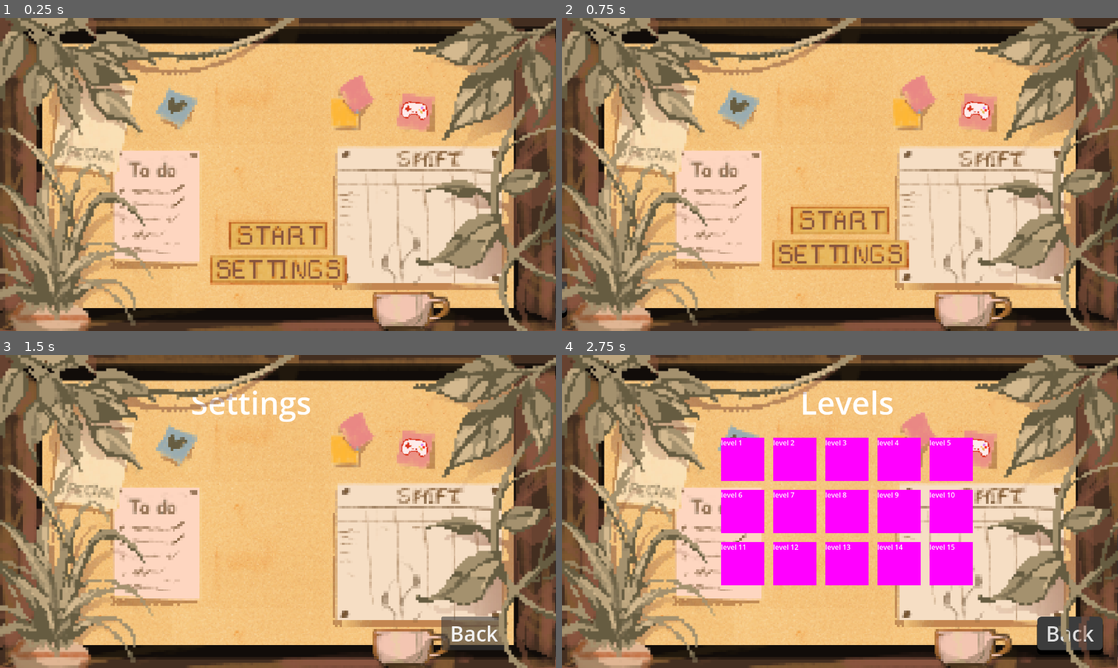
Above: before the commit, frames 1-4 (two rows, left to right).
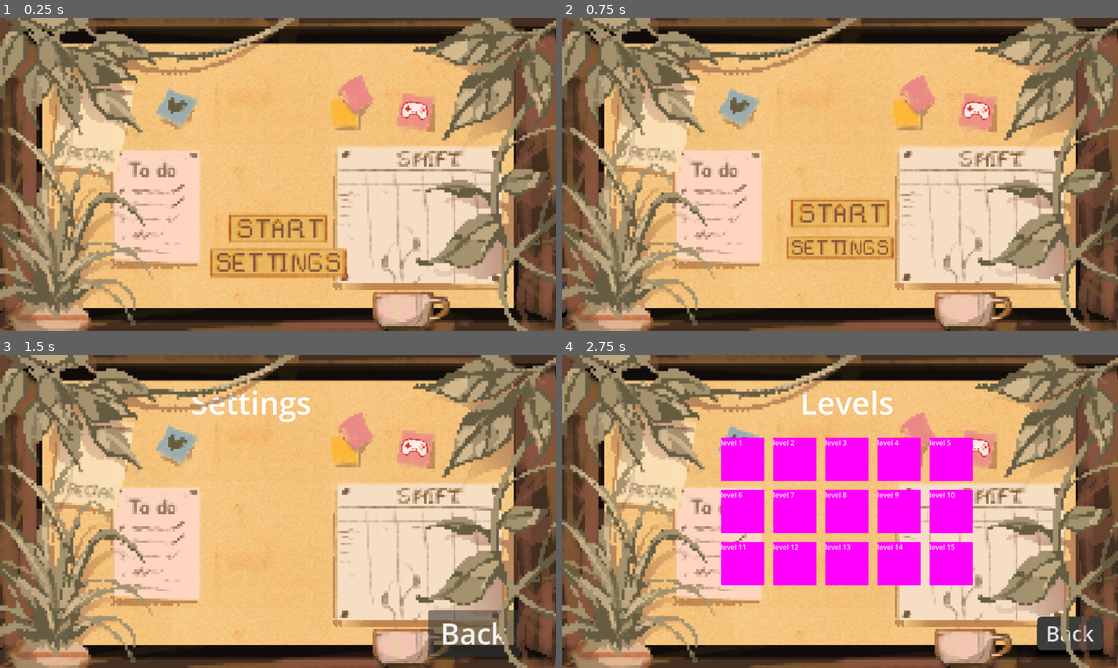
Above: after the commit, the same moments.

Repository: Project-Pixel-UoS/Brew-n-Buzz
Game: Godot game, scene res://scenes/main_menu.tscn
Two runs of this game, one before a commit and one after it. Both use one fixed random seed, a clock stepped at 60 frames per second and the inputs below.
Inputs (mouse positions are in pixels of both pictures, inside the frame that each line leads up to; where the layout moved, square brackets give the same spot in the first picture):
- Up to frame 1 (0.25 s): no input
- Up to frame 2 (0.75 s): click (840, 262) [840, 271] at 0.5 s
- Up to frame 3 (1.5 s): click "Back" at 1.25 s
- Up to frame 4 (2.75 s): click (840, 561) [840, 567] at 2 s

The runs differ from the first frame. In frame 1, 2.6% of the frame differs, in the area x 37-63%, y 62-86%; in frame 2, 2.9%, in the area x 37-63%, y 58-81%; in frame 3, 1.4%; in frame 4, nothing differs.

Commit message:
[feat]: Add tap-based button animation

Diff:
--- /dev/null
+++ b/scenes/animation_component.gd
@@ -0,0 +1,34 @@
+
+## @brief Adds a shrinking animation to each button
+class_name AnimationComponent extends Node
+
+var target : Control
+var default_scale : Vector2
+
+@export var from_center : bool = true
+@export var shrink_scale : Vector2 = Vector2(1.4,1.4)
+@export var time : float = 0.2
+@export var transition_type: Tween.TransitionType
+
+# Called when the node enters the scene tree for the first time.
+func _ready() -> void:
+	target = get_parent()
+
+	if from_center:
+		target.pivot_offset = target.size / 2
+	default_scale = target.scale
+
+func add_tween(property : String, value, seconds: float) -> Tween:
+	var tween = get_tree().create_tween()
+	tween.tween_property(target,property,value,seconds).set_trans(transition_type)
+	return tween
+
+func _finished_press():
+	add_tween("scale",default_scale,time)
+
+func button_press() -> void:
+	if from_center:
+		target.pivot_offset = target.size / 2
+	default_scale = target.scale
+	var tween = add_tween("scale",shrink_scale,time)
+	tween.finished.connect(_finished_press)
--- a/scenes/main_menu.tscn
+++ b/scenes/main_menu.tscn
@@ -8,6 +8,7 @@
 [ext_resource type="Script" path="res://scenes/pixel_button.gd" id="3_ydt3q"]
 [ext_resource type="PackedScene" uid="uid://cyakoudohtl2h" path="res://assets/main_menu/levels_menu.tscn" id="4_qvo6n"]
 [ext_resource type="Theme" uid="uid://bl05s12fg23o3" path="res://assets/themes/main_menu_theme.tres" id="5_1yw01"]
+[ext_resource type="Script" path="res://scenes/animation_component.gd" id="7_4kjcu"]
 [ext_resource type="Script" path="res://scripts/saver_loader.gd" id="7_s7wvx"]
 [ext_resource type="Script" path="res://scripts/saved_game.gd" id="9_08i8y"]
 [ext_resource type="Texture2D" uid="uid://8odguhgmhxjc" path="res://images/menu/plants_left.png" id="10_lyvtn"]
@@ -55,6 +56,14 @@
 script = ExtResource("3_70rn2")
 is_active = true
 
+[node name="AnimationComponent" type="Node" parent="MenuCanvas/TitleMenu/StartButton" index="0"]
+script = ExtResource("7_4kjcu")
+transition_type = 1
+
+[node name="AnimationComponent" type="Node" parent="MenuCanvas/TitleMenu/SettingsButton" index="0"]
+script = ExtResource("7_4kjcu")
+transition_type = 1
+
 [node name="ResetButton2" type="Button" parent="MenuCanvas/TitleMenu"]
 visible = false
 layout_mode = 0
@@ -73,11 +82,19 @@
 script = ExtResource("3_70rn2")
 start_position = 3
 
+[node name="AnimationComponent" type="Node" parent="MenuCanvas/SettingsMenu/BackButton" index="0"]
+script = ExtResource("7_4kjcu")
+transition_type = 1
+
 [node name="LevelsMenu" parent="MenuCanvas" instance=ExtResource("4_qvo6n")]
 offset_left = 1280.0
 offset_right = 1280.0
 script = ExtResource("3_70rn2")
 start_position = 1
+
+[node name="AnimationComponent" type="Node" parent="MenuCanvas/LevelsMenu/BackButton" index="0"]
+script = ExtResource("7_4kjcu")
+transition_type = 1
 
 [node name="SaverLoader" type="Node" parent="."]
 unique_name_in_owner = true
@@ -142,11 +159,20 @@
 [node name="BackButton" parent="PlantLayer/Control/Credits" instance=ExtResource("15_4amlb")]
 layout_mode = 0
 
+[node name="AnimationComponent" type="Node" parent="PlantLayer/Control/Credits/BackButton"]
+script = ExtResource("7_4kjcu")
+transition_type = 1
+
 [connection signal="pressed" from="BackgroundCanvas/PixelButton" to="BackgroundCanvas/PixelButton" method="_on_pressed" binds= [true]]
+[connection signal="pressed" from="MenuCanvas/TitleMenu/StartButton" to="MenuCanvas/TitleMenu/StartButton/AnimationComponent" method="button_press"]
 [connection signal="pressed" from="MenuCanvas/TitleMenu/StartButton" to="MenuCanvas" method="_on_menu_button_pressed" binds= ["LevelsMenu"]]
+[connection signal="pressed" from="MenuCanvas/TitleMenu/SettingsButton" to="MenuCanvas/TitleMenu/SettingsButton/AnimationComponent" method="button_press"]
 [connection signal="pressed" from="MenuCanvas/TitleMenu/SettingsButton" to="MenuCanvas" method="_on_menu_button_pressed" binds= ["SettingsMenu"]]
+[connection signal="pressed" from="MenuCanvas/SettingsMenu/BackButton" to="MenuCanvas/SettingsMenu/BackButton/AnimationComponent" method="button_press"]
 [connection signal="pressed" from="MenuCanvas/SettingsMenu/BackButton" to="MenuCanvas" method="_on_menu_button_pressed" binds= ["TitleMenu"]]
+[connection signal="pressed" from="MenuCanvas/LevelsMenu/BackButton" to="MenuCanvas/LevelsMenu/BackButton/AnimationComponent" method="button_press"]
 [connection signal="pressed" from="MenuCanvas/LevelsMenu/BackButton" to="MenuCanvas" method="_on_menu_button_pressed" binds= ["TitleMenu"]]
+[connection signal="pressed" from="PlantLayer/Control/Credits/BackButton" to="PlantLayer/Control/Credits/BackButton/AnimationComponent" method="_on_back_button_pressed"]
 [connection signal="pressed" from="PlantLayer/Control/Credits/BackButton" to="BackgroundCanvas/PixelButton" method="_on_pressed" binds= [false]]
 
 [editable path="MenuCanvas/TitleMenu"]
--- a/scripts/start_button.gd
+++ b/scripts/start_button.gd
@@ -2,6 +2,7 @@
 
 @export var continueSprite: Texture2D
 # Called when the node enters the scene tree for the first time.
+
 func _ready() -> void:
 	$"../../../SaverLoader".load_game()
 	if ($"../../../SaverLoader".has_saved_game):
Not shown: 1 places in scenes/main_menu.tscn that only renumber resources
